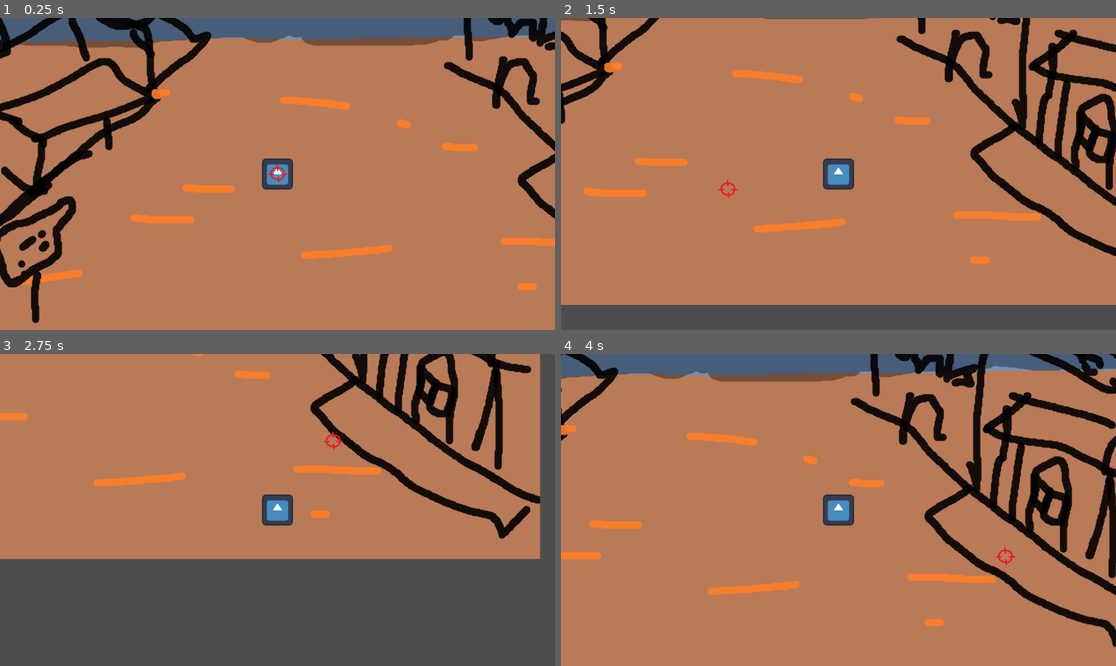
Above: before the commit, frames 1-4 (two rows, left to right).
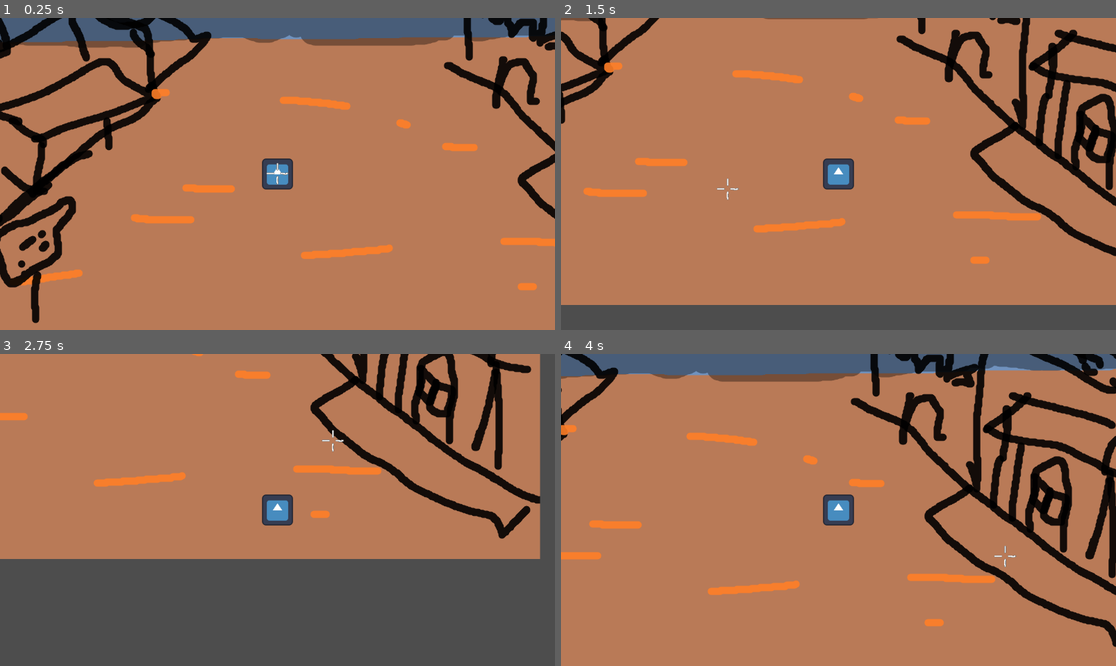
Above: after the commit, the same moments.

Repository: Niimphu/quickdraw
Game: Godot game, scene res://test.tscn
Same seed, same stepped clock (60 frames per second), same inputs: the game is played once before the commit and once after it. The engine's default icon, where the game draws it, is replaced by a stand-in: a white triangle on a blue panel in a dark square.
Inputs (mouse positions are in pixels of both pictures, inside the frame that each line leads up to):
- Up to frame 1 (0.25 s): no input
- Up to frame 2 (1.5 s): tap Enter at 0.5 s; hold D (right) 0.53-1.28 s; hold Mouse wheel down (scroll_down) 0.53-1.28 s; move the mouse to (727, 189) at 1.27 s; hold S (down) from 1.28 s (still down); tap Mouse wheel up (scroll_up) at 1.35 s
- Up to frame 3 (2.75 s): move the mouse to (333, 441) at 2.02 s; release S (down) at 2.03 s; press the mouse at (333, 441) at 2.03 s; hold D (right) from 2.03 s (still down)
- Up to frame 4 (4 s): move the mouse to (810, 572) at 2.77 s; release D (right) at 2.78 s; release the mouse at (810, 572) at 2.78 s; hold W (up) 2.78-3.53 s; tap Mouse wheel down (scroll_down) at 2.85 s; move the mouse to (1005, 556) at 3.52 s; hold A (left) from 3.53 s (still down); hold Mouse wheel up (scroll_up) from 3.53 s (still down)

The runs differ from the first frame. In frame 1, less than 0.1% of the frame differs, in the area x 47-53%, y 46-54%; in frame 2, less than 0.1%; in frame 3, less than 0.1%; in frame 4, less than 0.1%.

Commit message:
updated reticle

Diff:
--- a/reticle.gd
+++ b/reticle.gd
@@ -1,11 +1,12 @@
 extends TextureRect
 
-
-func _ready() -> void:
+var centre_dot = load("res://img/centredot.png")
+func _ready():
+	Input.set_custom_mouse_cursor(centre_dot, 0, Vector2(4, 4))
 	EventBus.accuracy_modifier_changed.connect(_on_accuracy_modifier_changed)
 
 
-func _physics_process(_delta: float) -> void:
+func _process(_delta: float) -> void:
 	position = get_viewport().get_mouse_position() - (size * scale / 2)
 
 
--- a/test.gd
+++ b/test.gd
@@ -1,8 +1,3 @@
 extends Node2D
 
 @export var Player: CharacterBody2D
-
-var reticle = load("res://img/mscrosshair.png")
-
-func _ready():
-	Input.set_mouse_mode(Input.MOUSE_MODE_HIDDEN)
Binary file added: img/centredot.png
Not shown, added: img/centredot.png.import
Binary file changed: img/mscrosshair.png
